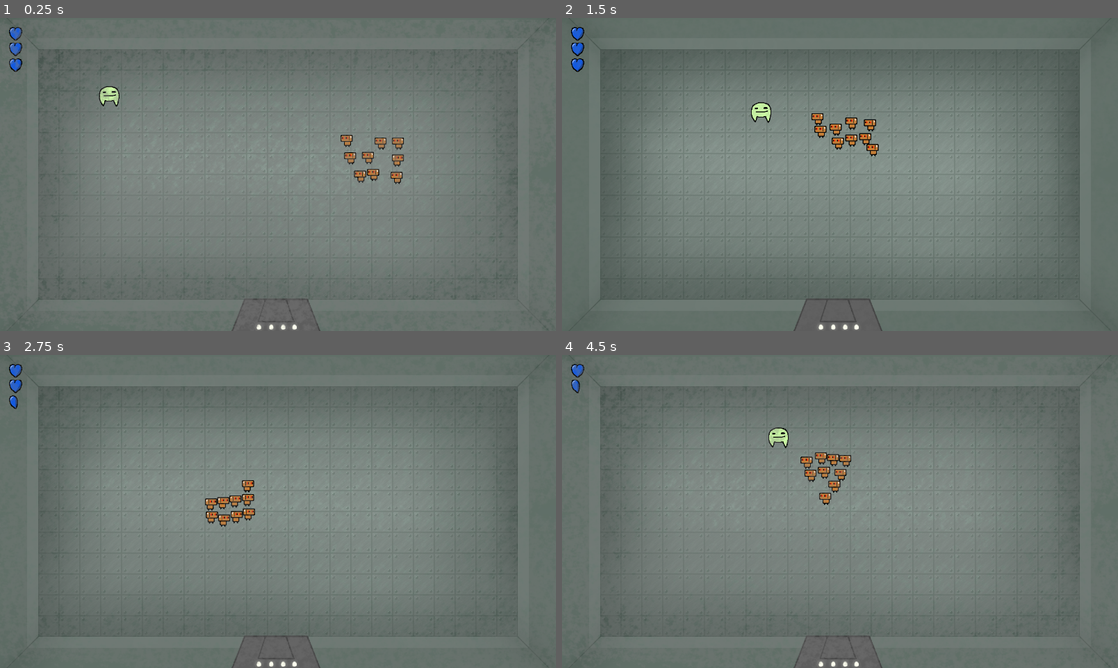
Above: before the commit, frames 1-4 (two rows, left to right).
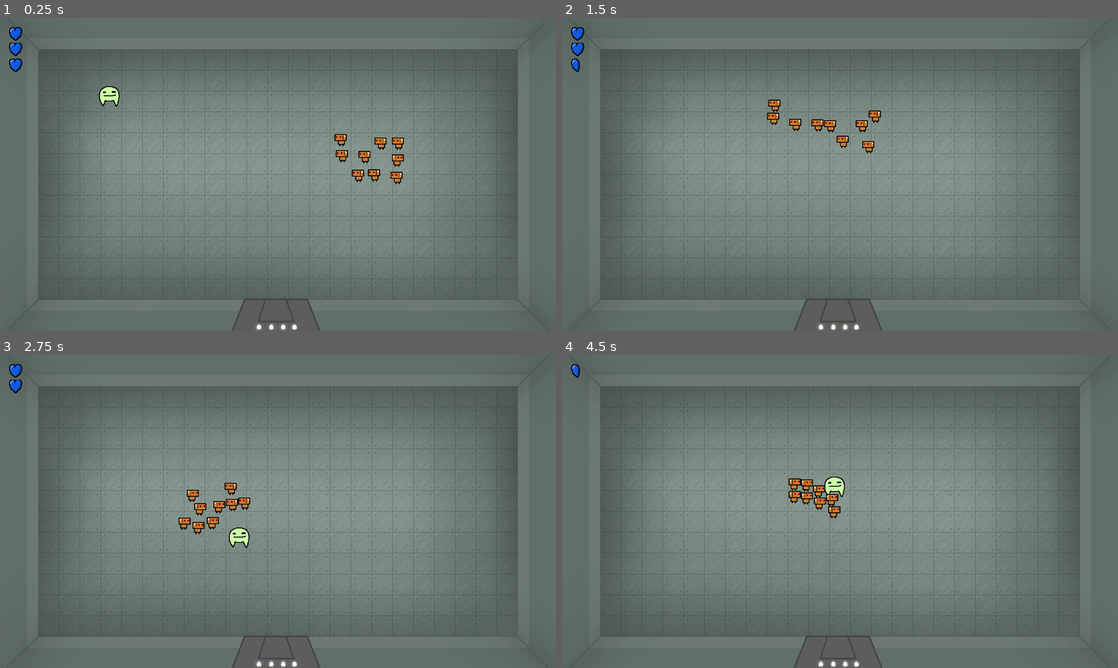
Above: after the commit, the same moments.

Repository: actually-reb/fenrir-2020
Game: Godot game, scene res://scene/Main.tscn
The game is run twice, just before and just after one commit, with the same random seed, the same clock (stepped at 60 frames per second) and the same inputs.
Inputs (mouse positions are in pixels of both pictures, inside the frame that each line leads up to):
- Up to frame 1 (0.25 s): no input
- Up to frame 2 (1.5 s): move the mouse to (962, 158) at 0.52 s; hold D (move_right) 0.53-1.28 s; click (962, 158) at 0.67 s; move the mouse to (728, 190) at 1.27 s; hold S (move_down) from 1.28 s (still down)
- Up to frame 3 (2.75 s): move the mouse to (333, 442) at 2.02 s; release S (move_down) at 2.03 s; hold D (move_right) from 2.03 s (still down)
- Up to frame 4 (4.5 s): move the mouse to (812, 574) at 2.77 s; release D (move_right) at 2.78 s; hold W (move_up) 2.78-3.53 s; click (812, 574) at 2.92 s; move the mouse to (1006, 558) at 3.52 s; hold A (move_left) from 3.53 s (still down); move the mouse to (673, 464) at 4.27 s

The runs differ from the first frame. In frame 1, 0.9% of the frame differs, in the area x 1-73%, y 2-100%; in frame 2, 1.2%; in frame 3, 1.3%; in frame 4, 1.5%, in the area x 1-52%, y 2-100%.

Commit message:
adjusted robots more

Diff:
--- a/entity/TinyRobot.gd
+++ b/entity/TinyRobot.gd
@@ -4,6 +4,7 @@
 
 onready var sprite = $Sprite
 onready var hop_timer = $HopTimer
+var base_speed = 150
 var speed = 150
 var direction = Vector2()
 var hop_time = 0.2
@@ -16,7 +17,7 @@
 func _ready():
 	hop_timer.wait_time = randf() * hop_interval # Randomize start
 	hop_timer.start()
-
+	base_speed = 130 + (randi() % 180)
 
 func _process(delta):
 	var time = min(1, hop_timer.time_left / hop_time)
@@ -33,7 +34,7 @@
 		var collision = get_slide_collision(i)
 		var collider = collision.collider
 		if collider and collider.is_in_group("player"):
-			collider.damage(1, direction * 400)
+			collider.damage(1, direction * 450)
 			if not reversed:
 				direction = -direction
 				reversed = true
@@ -54,7 +55,7 @@
 
 	if player:
 		sprite.flip_h = player.position.x < position.x
-		speed = 150 + (randi() % 100)
+		speed = base_speed + (randi() % 50)
 		hop_towards(player.position)
 	else:
 		direction = Vector2()
--- a/scene/Room.tscn
+++ b/scene/Room.tscn
@@ -52,6 +52,7 @@
 [node name="SmokeLayer" type="CanvasLayer" parent="."]
 
 [node name="SmokeEffect" type="Sprite" parent="SmokeLayer"]
+visible = false
 position = Vector2( 640, 363.678 )
 texture = ExtResource( 7 )
 __meta__ = {
